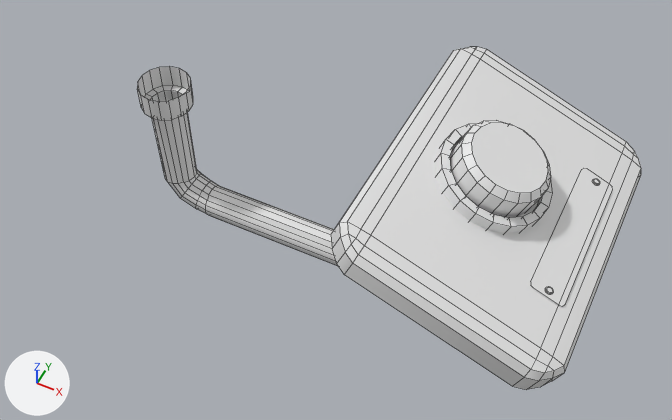
Before and after pictures for a commit that changed the FBX model Assets/Models/UplinkStand.fbx.
Both versions are drawn from a 50 mm camera at (0.17, -0.812, 1.528) aimed at (-0.226, -0.021, 0.539). The axes (+X, +Y, +Z) are drawn at lower left. The lights are the same throughout. Mesh edges are drawn as thin lines. Where no turn or scale is listed for an object, it has been applied to the vertices.

The first picture shows 'Uplink_Base', 'Uplink_Button'.
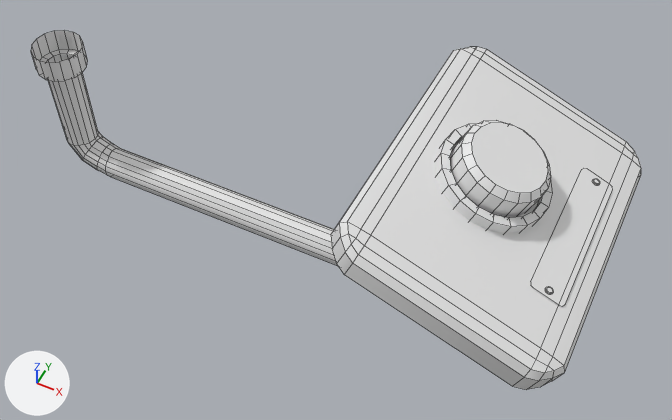
Where the change shows, as pixel boxes [x1, y1, x2, y2] in the pictures (672 x 420 px; the box of a moved part takes in the faces that stretch with it):
'Uplink_Base', reshaped (21% wider)
    before: [137, 47, 641, 390]
    after: [31, 30, 641, 390]
part 1 of me_cylinder_028, moved or reshaped
    before: [137, 66, 338, 266]
    after: [31, 30, 338, 266]

What changed in the scene script:
```text
Change me_cylinder_028:
    where me_cylinder_028.from_pydata(...)  # 488 vertices, 408 faces; spans x -0.545..0.147, y -0.215..0.209, z 0.412..0.725
    used by ob_uplink_base; location = (0.0, 0.0, 0.0)
    me_cylinder_028 part 1: all 112 vertices in x -0.545..-0.448, y -0.045..0.032, z 0.412..0.655 are moved by (-0.19, 0.0, 0.0)
```
